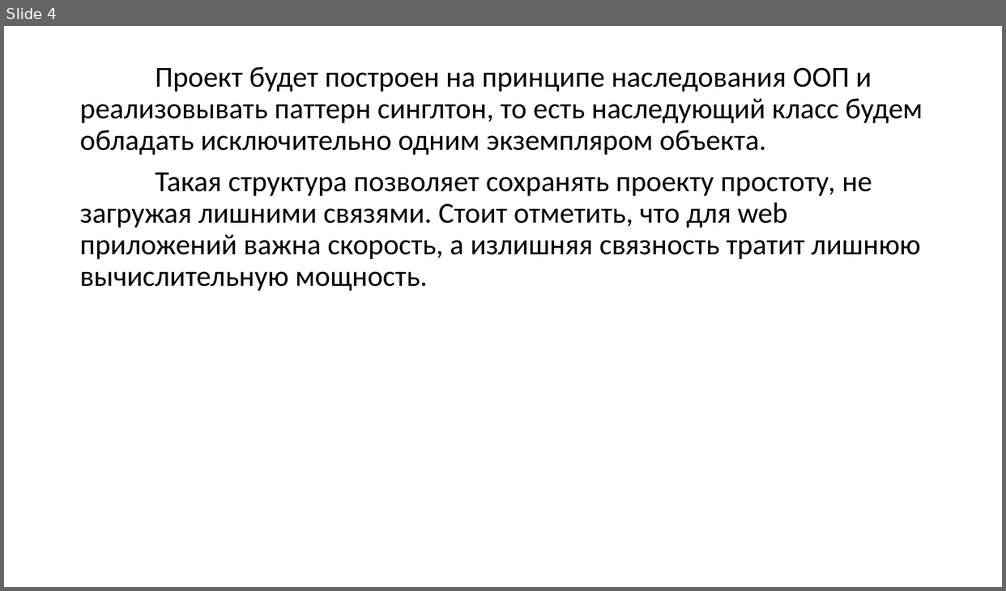
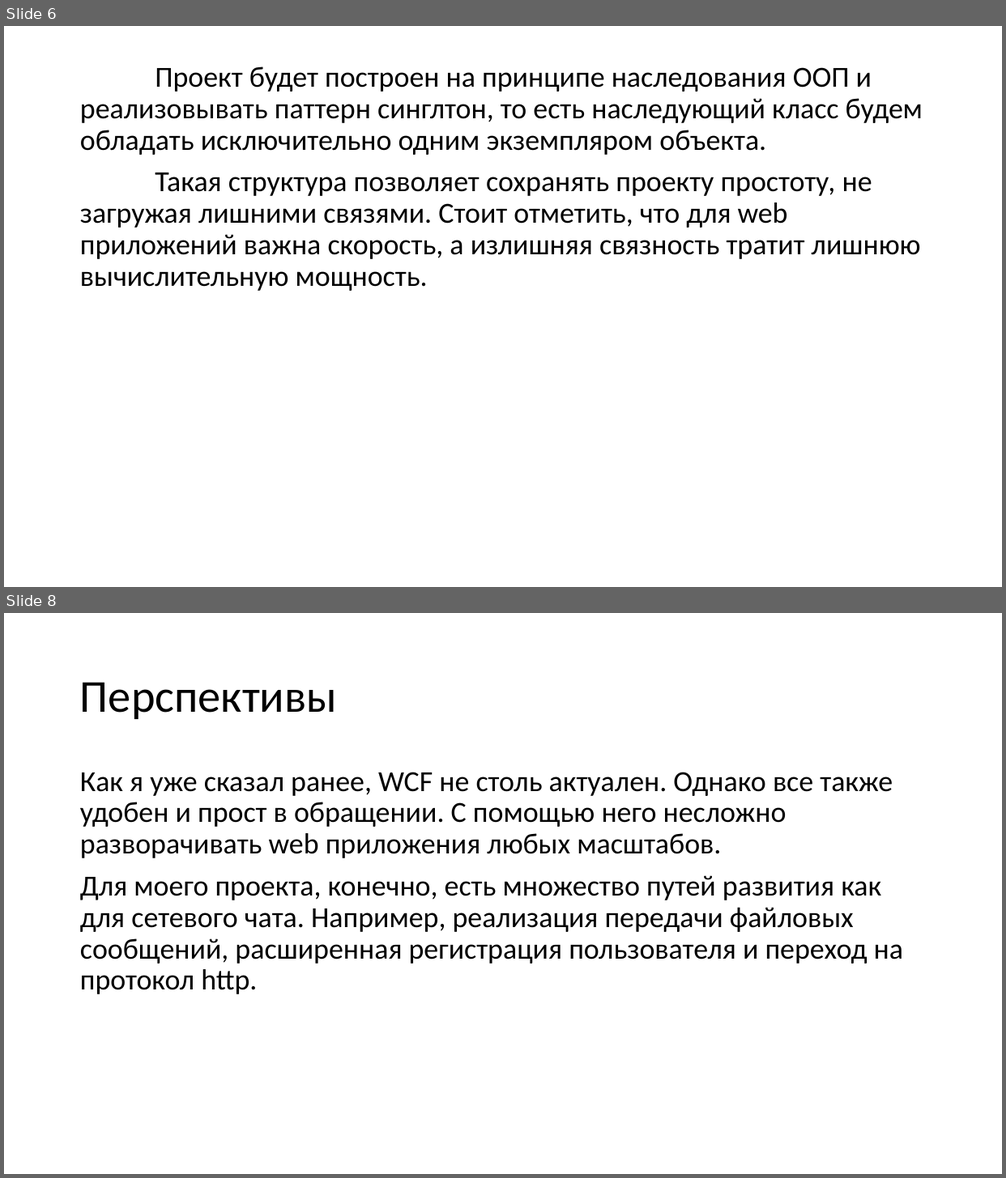
Before and after one commit to kolupan6/wcf_chat, a slide deck: pres.pptx. Shown one above the other, each under a label of ours: slide 4 before the commit, slides 6 and 8 after it; the slides between them are not shown. The pictures are 1006x591 and 1006x1178 pixels, drawn with LibreOffice and Linux fonts; fonts in the diff are those of the drawing. Boxes give left, top, right and bottom in pixels: in the first picture for what was removed or moved away, otherwise in the second. Text is boxed around its words. In the diff, an @@ line names an element or a change of style, - is before the commit and + after.

```diff
--- a/pres.pptx
+++ b/pres.pptx
@@ slide 8 added at <box>4,613,1002,1174</box>, background #FFFFFF @@
@@ title added at <box>80,682,337,719</box>, 44 pt, text #000000 @@
+Перспективы
@@ text added at <box>80,772,903,995</box>, 28 pt, text #000000 @@
+Как я уже сказал ранее, WCF не столь актуален. Однако все также удобен и прост в обращении. С помощью него несложно разворачивать web приложения любых масштабов.
+Для моего проекта, конечно, есть множество путей развития как для сетевого чата. Например, реализация передачи файловых сообщений, расширенная регистрация пользователя и переход на протокол http.
@@ what was slide 4 is now slide 6 @@
```
Also in this commit, not shown: 2 slides changed, 3 other slides added, 1 slide removed.
